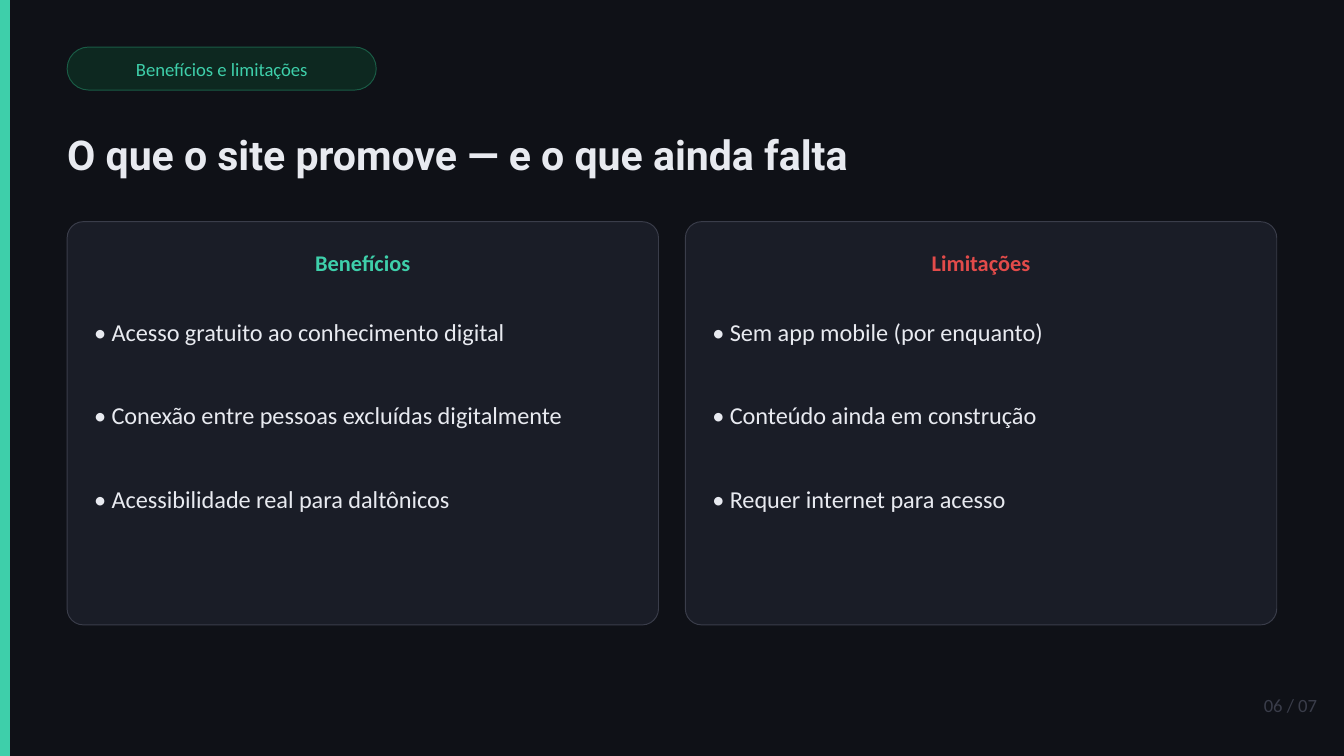
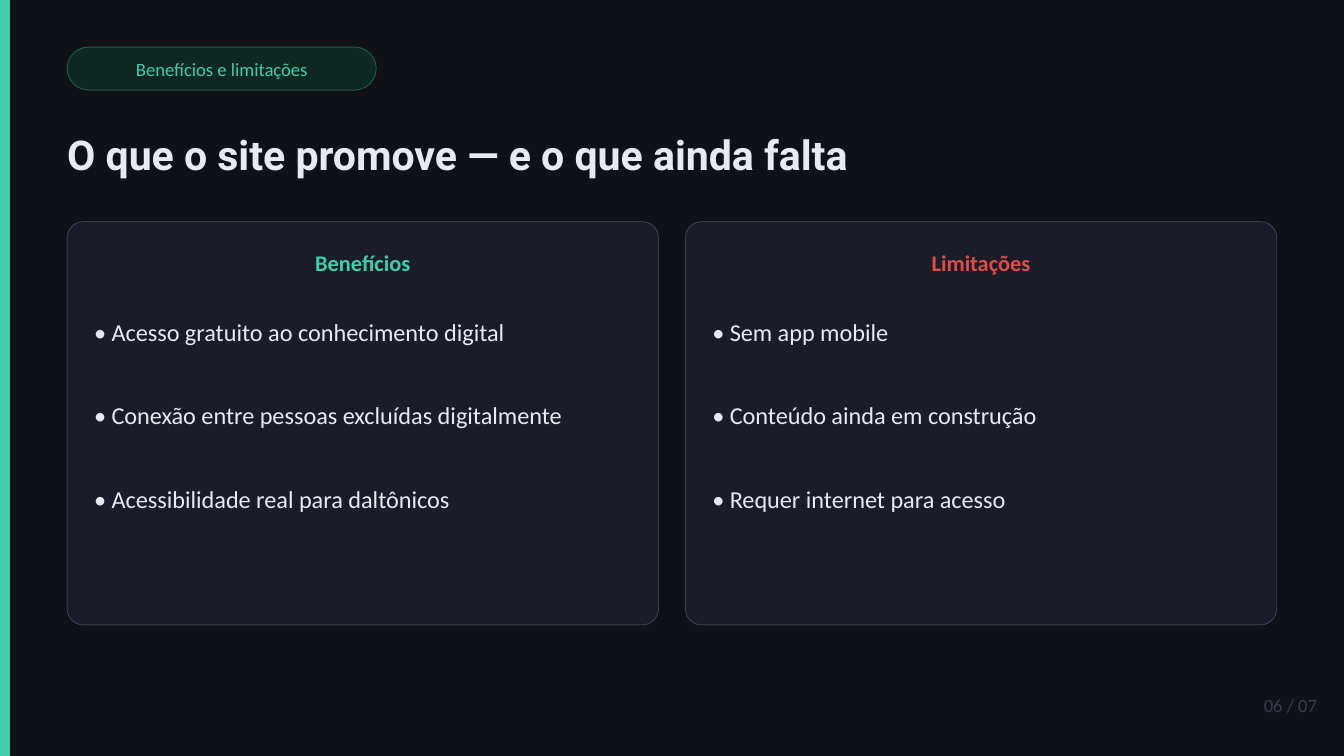
Before and after one commit to emanuelgdvf/emanuelgdvf03, a slide deck: slide 6 of Inclui-Digital.pptx. Drawn at 1344x756 pixels with LibreOffice and Linux fonts; fonts in the diff are those of the drawing. Boxes give left, top, right and bottom in pixels: in the first picture for what was removed or moved away, otherwise in the second. Text is boxed around its words. In the diff, an @@ line names an element or a change of style, - is before the commit and + after.

```diff
--- a/Inclui-Digital.pptx
+++ b/Inclui-Digital.pptx
@@ text at <box>730,324,888,345</box>: text changed @@
-• Sem app mobile (por enquanto)
+• Sem app mobile
```
Also in this commit, not shown: 4 other slides changed, 2 other files.
